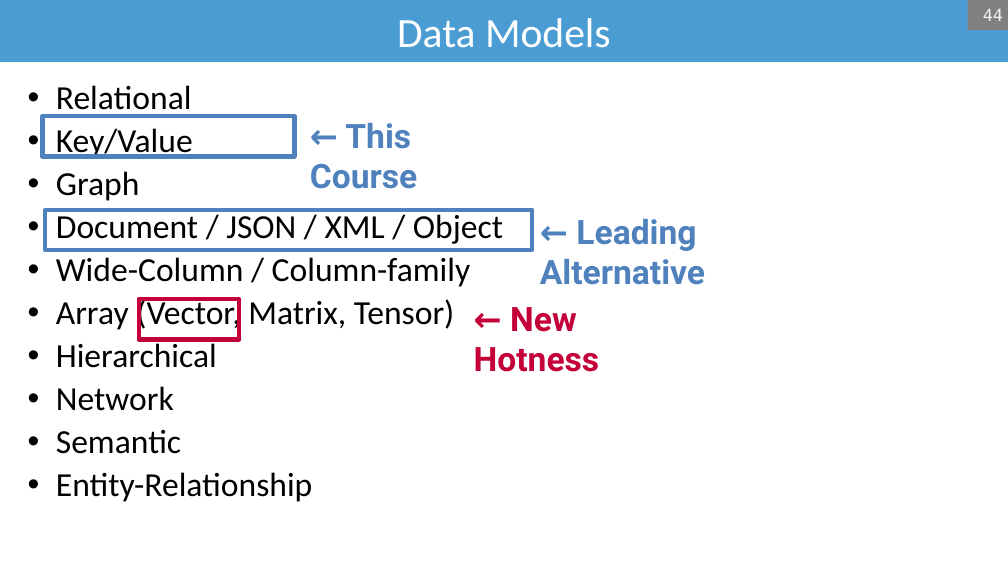
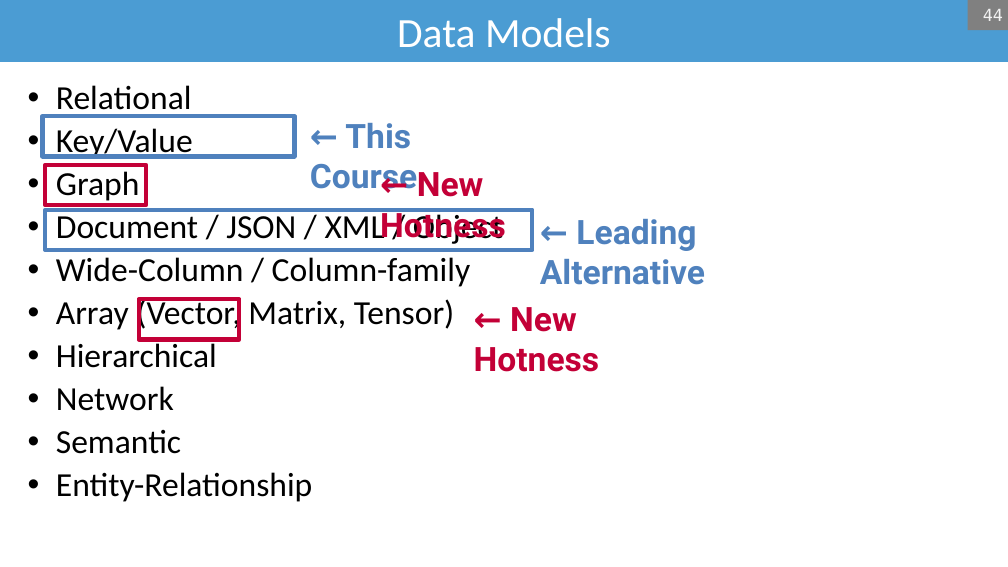
Before and after one commit to bsb20/bsb20.github.io, a slide deck: slide 44 of docs/421_f26/lectures/L1.pptx. Drawn at 1008x567 pixels with LibreOffice and Linux fonts; fonts in the diff are those of the drawing; background and template pictures are left out. Boxes give left, top, right and bottom in pixels: in the first picture for what was removed or moved away, otherwise in the second. Text is boxed around its words. In the diff, an @@ line names an element or a change of style, - is before the commit and + after.

```diff
--- a/docs/421_f26/lectures/L1.pptx
+++ b/docs/421_f26/lectures/L1.pptx
@@ rectangle added at [45, 165, 146, 205], outline #C30037 4 pt @@
@@ text added at [380, 172, 506, 244], 32 pt, text #C30037, bold @@
+← New Hotness
```
Also in this commit, not shown: 5 other slides changed, 1 slide added, 1 slide removed, 1 other file.
